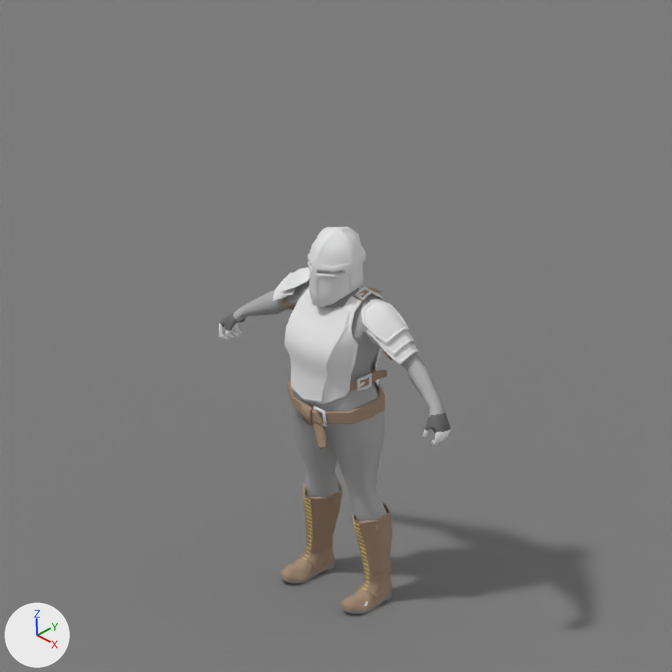
The Blender file hero/armor/traveler.blend: old version first, new version second.
The view is the same before and after, from the file's camera 'Camera'. The lights are fixed; the arrows at lower left show +X, +Y and +Z.

Names of what the first picture shows: 'HumanFemale', 'LeatherBelt', 'LeatherBoots', 'Plane', 'SteelBreastplate', 'SteelHelm', 'SteelPauldrons'.
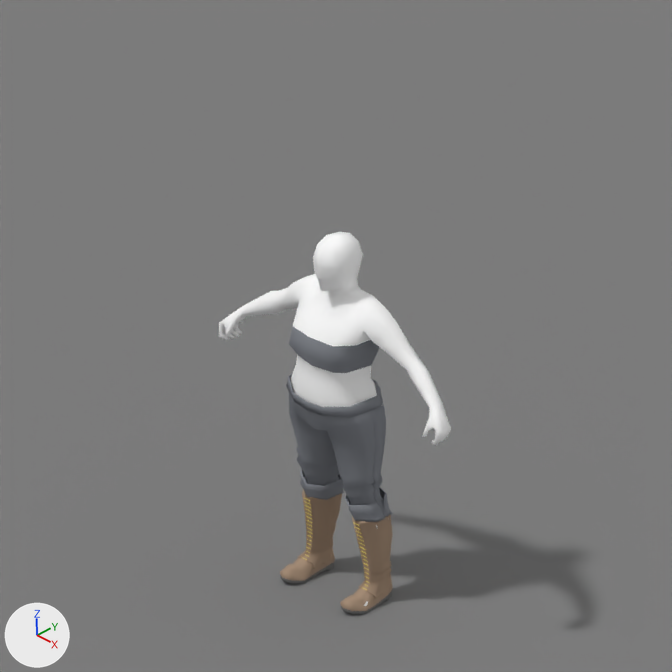
Commit message: Trousers WIP

Changed parts and their boxes (x1, y1, x2, y2) in the pictures (672 x 672 px):
'HumanFemale', recoloured (grey to white)
    both: (219, 232, 451, 521)
'Pants', added
    after: (286, 373, 392, 522)
'SteelBreastplate', deleted
    before: (284, 287, 387, 404)
    faces in mat_steel (its picture is missing): (284, 287, 384, 404)
    faces in mat_leather (its picture is missing): (349, 288, 387, 391)
'SteelHelm', deleted
    before: (308, 227, 366, 308)
'SteelPauldrons', deleted
    before: (272, 267, 419, 365)
    faces in mat_steel (its picture is missing): (272, 267, 419, 365)
'LeatherBelt', deleted
    before: (287, 379, 385, 449)
    faces in mat_leather (its picture is missing): (287, 379, 385, 449)
part 1 of me_mehumanmale_004, recoloured
    before: (290, 380, 387, 527)
    after: (290, 380, 383, 527)

What changed in the scene script:
```text
Change mat_cloth:
    mat_cloth.base_color: (0.167, 0.167, 0.167) -> (0.229, 0.241, 0.267)  # grey #727272 -> grey #84878d
Change mat_shoesole:
    mat_shoesole.base_color: (0.3, 0.3, 0.3) -> (0.173, 0.173, 0.173)  # grey #959595 -> grey #737373
Change me_mehumanmale_004:
    where me_mehumanmale_004.from_pydata(...)  # 490 vertices, 488 faces; spans x -0.65..0.65, y -0.18..0.18, z 0.0..1.69
    used by ob_humanfemale; location = (0.0, 0.0, 0.01)
    me_mehumanmale_004 part 1: all 82 faces centred in x -0.21..0.21, y -0.15..0.16, z 0.4..0.95 switch from mat_chain (its picture is missing) to mat_clothed (white #e7e7e7)
Add me_mehumanmale_002:
    me_mehumanmale_002.from_pydata(...)  # 334 vertices, 326 faces; spans x -0.238..0.238, y -0.18..0.181, z 0.385..0.981
    me_mehumanmale_002.polygons.foreach_set('use_smooth', [True] * 326)
    me_mehumanmale_002.materials.append(mat_cloth)  # its picture is missing
Remove ob_steelhelm:
    ob_steelhelm = bpy.data.objects.new('SteelHelm', me_cube_001)
    ob_steelhelm.location = (0.0, 0.0, 0.0)
    _m = ob_steelhelm.modifiers.new('EdgeSplit', 'EDGE_SPLIT')
    _m.use_edge_angle = False
Remove ob_leatherbelt:
    ob_leatherbelt = bpy.data.objects.new('LeatherBelt', me_mehumanmale_003)
    ob_leatherbelt.location = (0.0, 0.0, 0.01)
    _m = ob_leatherbelt.modifiers.new('EdgeSplit', 'EDGE_SPLIT')
    _m.use_edge_angle = False
Remove ob_steelpauldrons:
    ob_steelpauldrons = bpy.data.objects.new('SteelPauldrons', me_mehumanmale_001)
    ob_steelpauldrons.location = (0.0, 0.0, 0.01)
    _m = ob_steelpauldrons.modifiers.new('EdgeSplit', 'EDGE_SPLIT')
    _m.use_edge_angle = False
Remove ob_steelbreastplate:
    ob_steelbreastplate = bpy.data.objects.new('SteelBreastplate', me_mehumanmale_000)
    ob_steelbreastplate.location = (0.0, 0.0, 0.01)
    _m = ob_steelbreastplate.modifiers.new('EdgeSplit', 'EDGE_SPLIT')
    _m.use_edge_angle = False
Add ob_pants:
    ob_pants = bpy.data.objects.new('Pants', me_mehumanmale_002)
    ob_pants.location = (0.0, 0.0, 0.01)
    _m = ob_pants.modifiers.new('EdgeSplit', 'EDGE_SPLIT')
    _m.use_edge_angle = False
```
